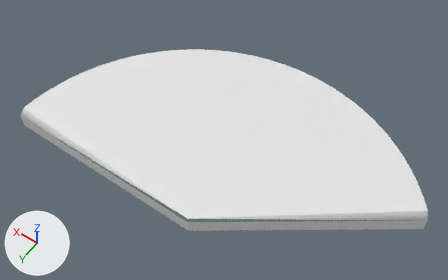
An edit to the OBJ model Assets/Models/Slice40.obj, drawn before and after from the same camera.
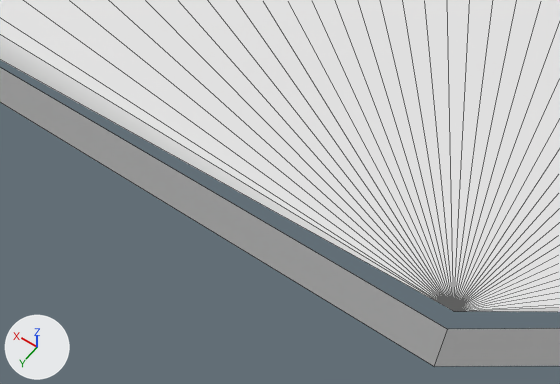
Each version appears first whole from a camera (50 mm lens) standing at (-0.893, 0.991, 2.221) and looking at (0.142, -0.458, -0.056), and next in a close-up from a camera (50 mm lens) standing at (-0.065, 0.329, 0.544) and looking at (0.164, 0.008, 0.04). The axes (+X, +Y, +Z) are drawn at lower left. The lights are the same throughout. The close-ups show mesh edges as thin lines. Where no turn or scale is listed for an object, it has been applied to the vertices.

Objects in the first close-up: 'Slice40'.
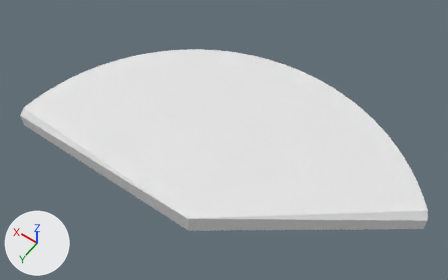
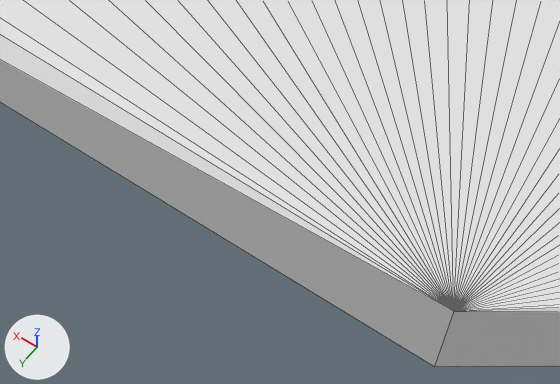
Edits to the bpy script that builds the scene:
```text
Change me_slice40:
    where me_slice40.from_pydata(...)  # 48 vertices, 44 faces; spans x -0.81..1.0, y -1.0..0.0, z -0.1..0.0
    used by ob_slice40; location = (0.0, 0.0, 0.0)
    verts and faces of me_slice40; kept vertices keep their numbers, new ones are numbered from 48
    before: 0 (0.0, 0.0, 0.0) at pixel (453, 311), 2 (1.0, 0.0, -0.03), 43 (-0.81, -0.59, -0.03), 44 (0.0, 0.0, -0.1) at pixel (434, 366), 45 (0.0, 0.0, -0.03) at pixel (447, 329)
    before: 46 (1.0, 0.0, -0.1), 47 (-0.81, -0.59, -0.1)
    me_slice40 part 1
    add delete_vertices([45])  # with the faces that use them
    add faces += [(0, 2, 46, 44), (0, 44, 47, 43)]
```

Pixel boxes [x1, y1, x2, y2] of what changed, in the close-ups (560 x 384 px; the box of a moved part takes in the faces that stretch with it):
part 1 of me_slice40, moved or reshaped: before [0, 68, 560, 366]; after [0, 60, 560, 366]
